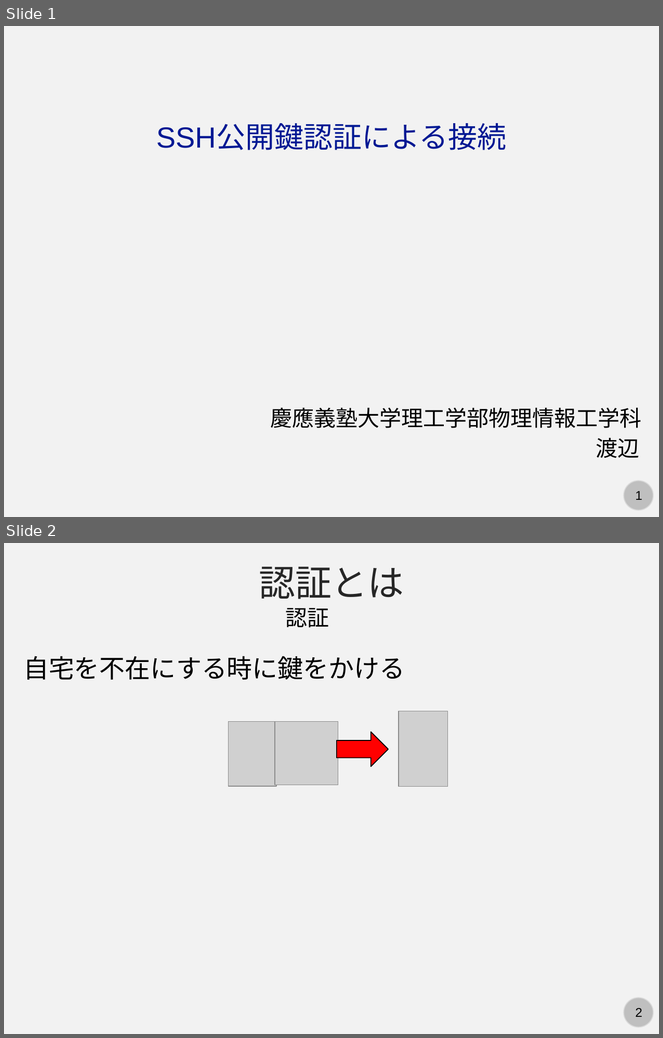
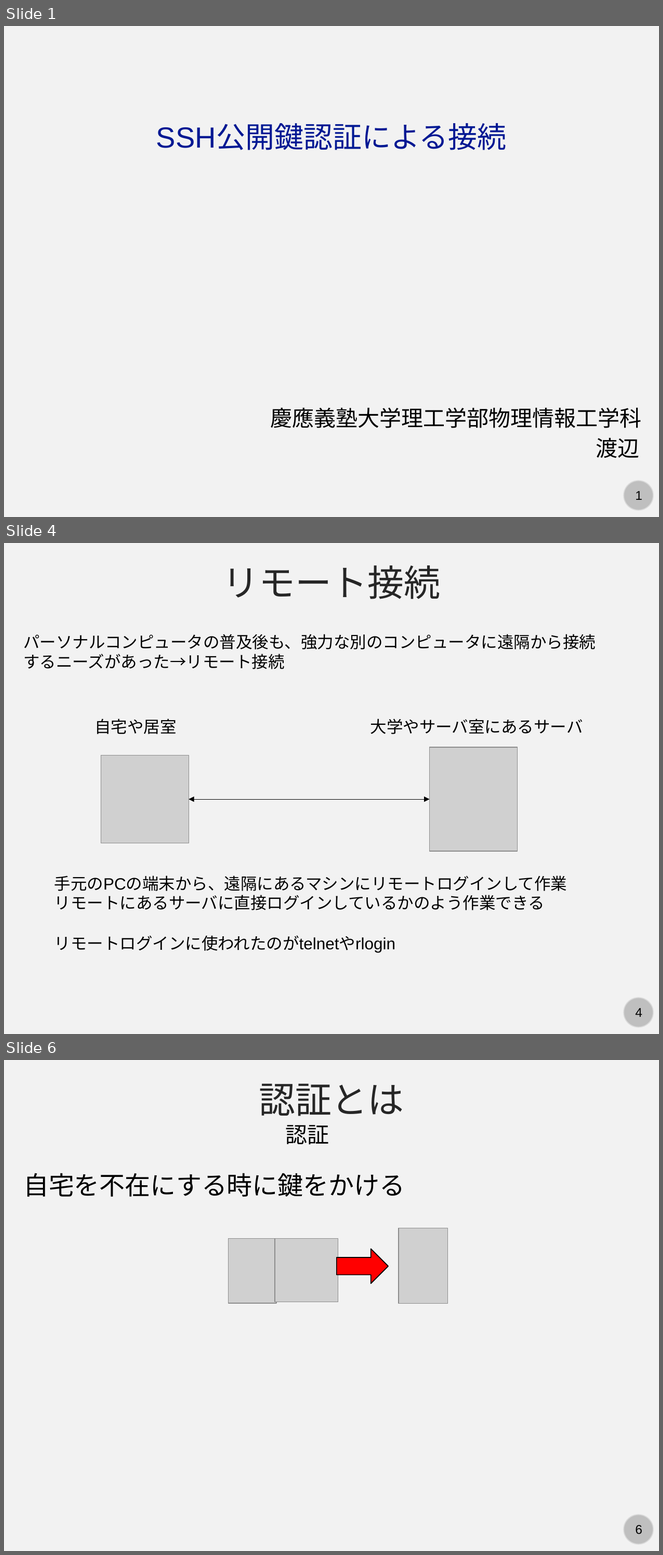
Before and after one commit to kaityo256/lab_startup, a slide deck: ssh/ssh.pptx. Shown one above the other, each under a label of ours: slides 1 and 2 before the commit, slides 1, 4 and 6 after it; the slides between them are not shown. The pictures are 663x1038 and 663x1555 pixels, drawn with LibreOffice and Linux fonts; fonts in the diff are those of the drawing; grey boxes stand for pictures. Boxes give left, top, right and bottom in pixels: in the first picture for what was removed or moved away, otherwise in the second. Text is boxed around its words. In the diff, an @@ line names an element or a change of style, - is before the commit and + after.

```diff
--- a/ssh/ssh.pptx
+++ b/ssh/ssh.pptx
@@ slide 4 added at (4, 543, 659, 1034), background #F2F2F2; not listed: 2 template elements that a slide beside it also shows @@
@@ text added at (222, 565, 441, 599), 40 pt, text #262626 @@
+リモート接続
@@ text added at (23, 634, 596, 669), 18 pt, text #000000 @@
+パーソナルコンピュータの普及後も、強力な別のコンピュータに遠隔から接続するニーズがあった→リモート接続
@@ text added at (94, 719, 177, 734), 18 pt, text #000000 @@
+自宅や居室
@@ text added at (371, 719, 583, 734), 18 pt, text #000000 @@
+大学やサーバ室にあるサーバ
@@ picture added at (101, 755, 189, 843) @@
@@ picture added at (430, 747, 518, 851) @@
@@ double arrow added from (189, 799) to (430, 799), #000000 0.5 pt @@
@@ text added at (54, 876, 568, 911), 18 pt, text #000000 @@
+手元のPCの端末から、遠隔にあるマシンにリモートログインして作業
+リモートにあるサーバに直接ログインしているかのよう作業できる
@@ text added at (54, 936, 396, 953), 18 pt, text #000000 @@
+リモートログインに使われたのがtelnetやrlogin
@@ what was slide 2 is now slide 6 @@
@@ page number at (635, 1525, 643, 1535): text changed @@
-2
+6
```
Also in this commit, not shown: 3 other slides added.
